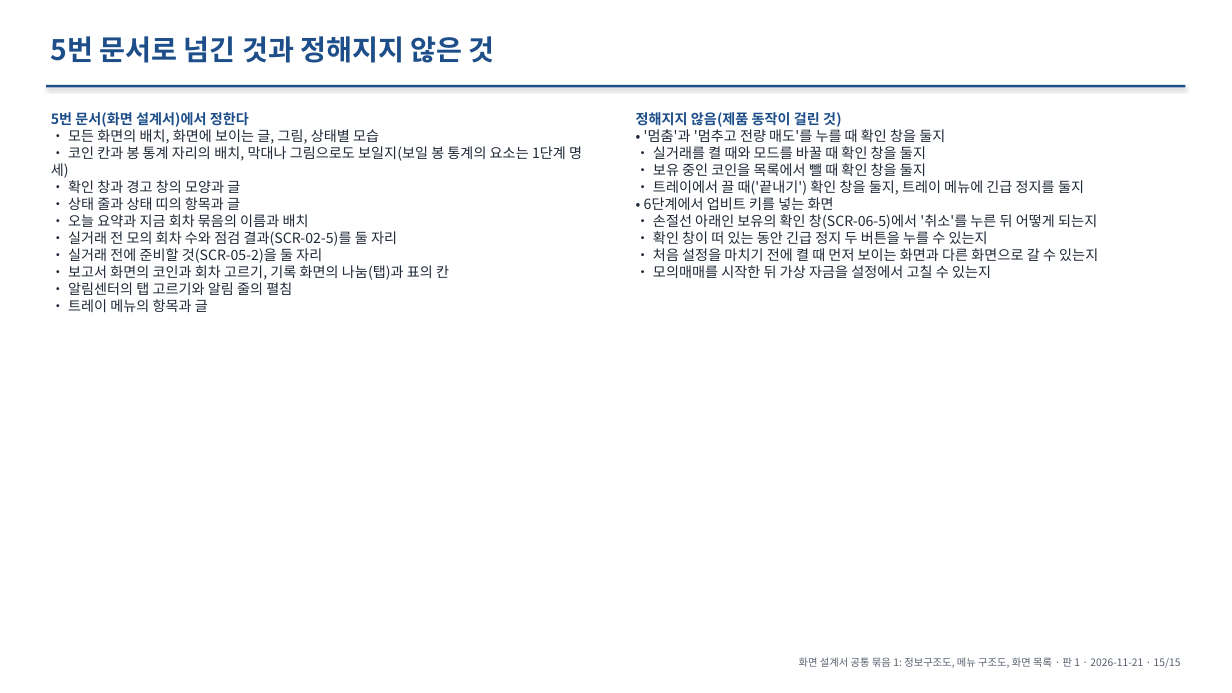
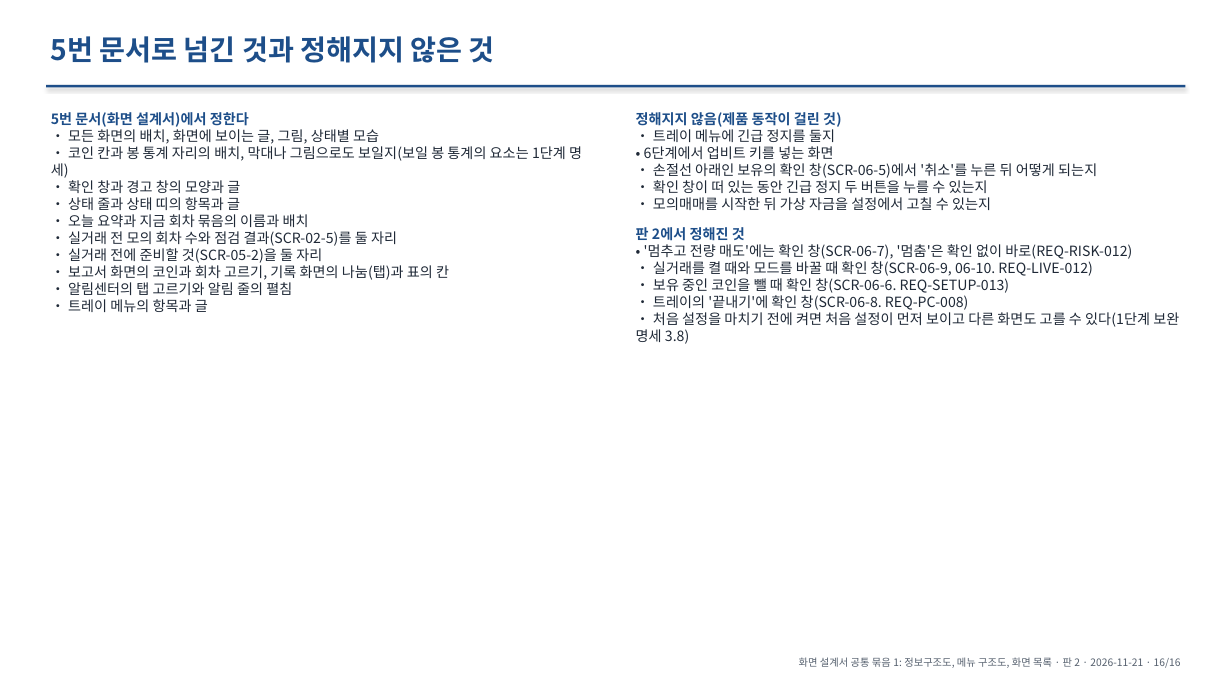
Before and after one commit to khy920723/coin-report-trader, a slide deck: slide 16 of docs/screen-design/00-common.pptx (slide 15 before the commit). Drawn at 1232x693 pixels with LibreOffice and Linux fonts; fonts in the diff are those of the drawing. Boxes give left, top, right and bottom in pixels: in the first picture for what was removed or moved away, otherwise in the second. Text is boxed around its words. In the diff, an @@ line names an element or a change of style, - is before the commit and + after.

```diff
--- a/docs/screen-design/00-common.pptx
+++ b/docs/screen-design/00-common.pptx
@@ text at box(653, 129, 835, 142): text changed @@
-• '멈춤'과 '멈추고 전량 매도'를 누를 때 확인 창을 둘지
-• 실거래를 켤 때와 모드를 바꿀 때 확인 창을 둘지
-• 보유 중인 코인을 목록에서 뺄 때 확인 창을 둘지
-• 트레이에서 끌 때('끝내기') 확인 창을 둘지, 트레이 메뉴에 긴급 정지를 둘지
+• 트레이 메뉴에 긴급 정지를 둘지
@@ text at box(636, 227, 1179, 344): paragraphs added @@
+판 2에서 정해진 것
+• '멈추고 전량 매도'에는 확인 창(SCR-06-7), '멈춤'은 확인 없이 바로(REQ-RISK-012)
+• 실거래를 켤 때와 모드를 바꿀 때 확인 창(SCR-06-9, 06-10. REQ-LIVE-012)
+• 보유 중인 코인을 뺄 때 확인 창(SCR-06-6. REQ-SETUP-013)
+• 트레이의 '끝내기'에 확인 창(SCR-06-8. REQ-PC-008)
+• 처음 설정을 마치기 전에 켜면 처음 설정이 먼저 보이고 다른 화면도 고를 수 있다(1단계 보완 명세 3.8)
@@ text at box(653, 248, 1098, 261): paragraph removed @@
-• 처음 설정을 마치기 전에 켤 때 먼저 보이는 화면과 다른 화면으로 갈 수 있는지
@@ text at box(799, 657, 1181, 668): text changed @@
-화면 설계서 공통 묶음 1: 정보구조도, 메뉴 구조도, 화면 목록 · 판 1 · 2026-11-21 · 15/15
+화면 설계서 공통 묶음 1: 정보구조도, 메뉴 구조도, 화면 목록 · 판 2 · 2026-11-21 · 16/16
```
Also in this commit, not shown: 14 other slides changed, 1 slide added, 1 other file.
